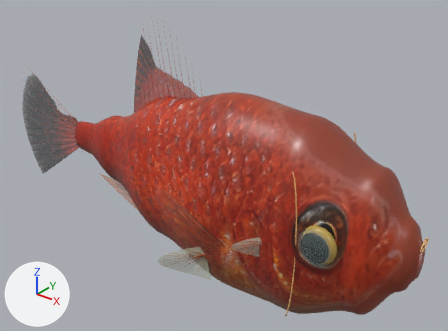
The glTF model assets/species/platy-desktop.glb: old version first, new version second.
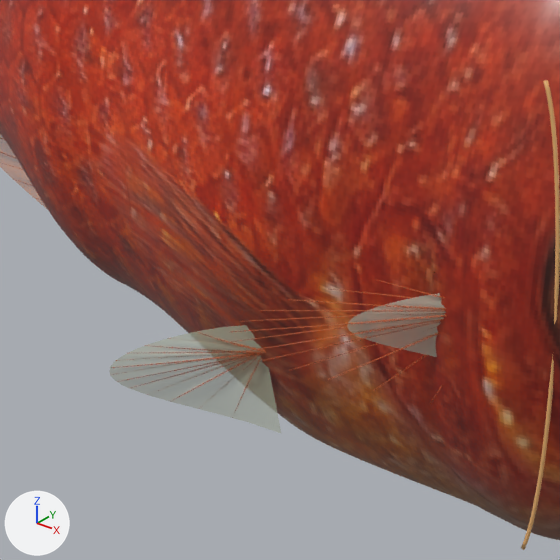
There are two pictures of each version: one whole from a camera (50 mm lens) standing at (0.412, -0.475, 0.323) and looking at (0.011, 0.026, 0.012), one close up on the part from 28% to 66% of the width and 44% to 97% of the height. Lighting does not change. The marker at lower left points along +X, +Y and +Z. The last two pictures show the newer version. Both versions are drawn at full value of the shape key 'female' of 'pectoral-right'; the numbers are the values there. Vertices at exactly the same position are counted once.

Before the edit, the objects in view are built like this:
```python
me_anal_004 = bpy.data.meshes.new('anal.004')
me_anal_004.from_pydata(...)  # 441 vertices, 790 faces; spans x -0.184..-0.018, y -0.001..0.001, z -0.086..-0.048
me_anal_004.materials.append(mat_fin_anal_004)  # orange #d48751
me_dorsal_ray_044 = bpy.data.meshes.new('dorsal-ray.044')
me_dorsal_ray_044.from_pydata(...)  # 4410 vertices, 8428 faces; spans x -0.336..0.145, y -0.098..0.098, z -0.086..0.177
me_dorsal_ray_044.materials.append(mat_fin_rays_004)  # orange #df6b35
me_pectoral_right_004 = bpy.data.meshes.new('pectoral-right.004')
me_pectoral_right_004.from_pydata(...)  # 275 vertices, 480 faces; spans x 0.1028..0.1457, y -0.0781..-0.0514, z -0.0231..0.0077
me_pectoral_right_004.materials.append(mat_fin_pectoral_004)  # light grey #c4c9b8
ob_anal = bpy.data.objects.new('anal', me_anal_004)
ob_anal.location = (0.0, 0.0, 0.0)
ob_dorsal_ray = bpy.data.objects.new('dorsal-ray', me_dorsal_ray_044)
ob_dorsal_ray.location = (0.0, 0.0, 0.0)
ob_pectoral_right = bpy.data.objects.new('pectoral-right', me_pectoral_right_004)
ob_pectoral_right.location = (0.0, 0.0, 0.0)
# also in view: 'skin' at (0.024, 0.0, 0.0); 'pelvic-right' at (0.033, -0.07, -0.061); 'operculum' at (0.207, 0.0, 0.001)
```
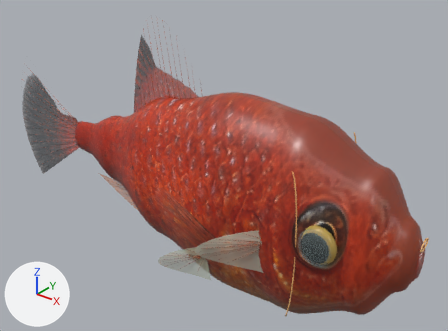
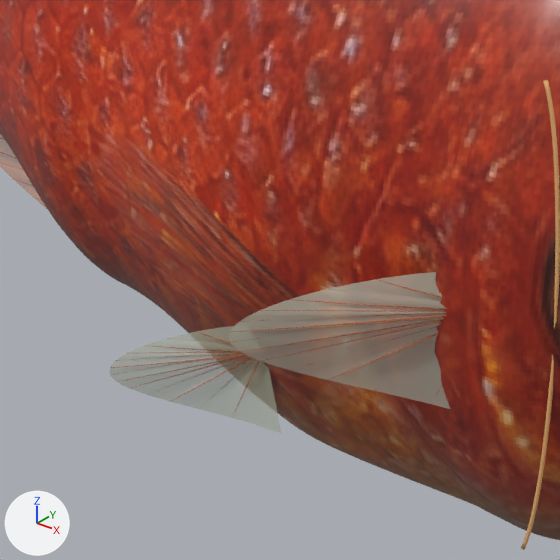
The edits, one by one:
me_pectoral_right_004 is used by ob_pectoral_right; location (0.0, 0.0, 0.0).
me_pectoral_right_004 had 275 vertices, 480 faces and spanned x 0.1028..0.1457, y -0.0781..-0.0514, z -0.0231..0.0077.
me_pectoral_right_004 now has 275 vertices, 480 faces and spans x 0.0737..0.1457, y -0.0982..-0.0514, z -0.0405..0.0135.
me_pectoral_right_004 part 1: 250 of 275 vertices moved; they spanned x 0.1028..0.1457, y -0.0781..-0.0514, z -0.0231..0.0077 and now span x 0.0737..0.1457, y -0.0982..-0.0514, z -0.0405..0.0135; mean shift (-0.0104, -0.0068, -0.0032); largest move (0.1028, -0.0781, -0.0077) -> (0.0737, -0.0982, -0.0135).

Pixel boxes [x1, y1, x2, y2] of what changed, in the close-ups (560 x 560 px):
'pectoral-right', reshaped
    before: [347, 293, 446, 357]
    after: [229, 272, 451, 409]
